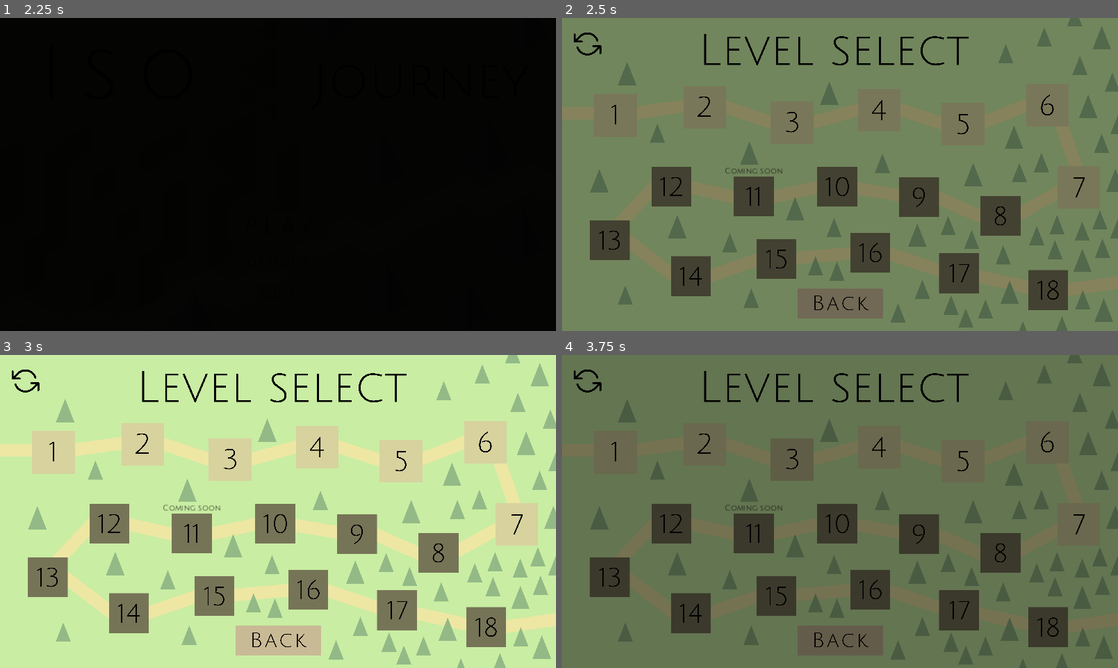
Above: before the commit, frames 1-4 (two rows, left to right).
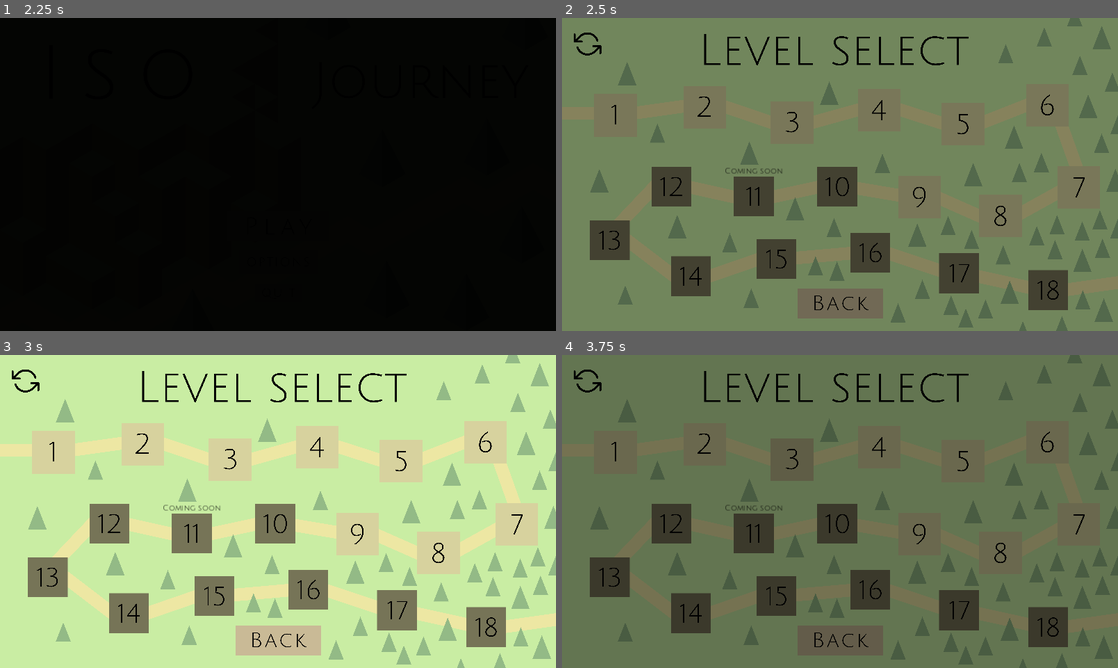
Above: after the commit, the same moments.

Repository: Jnight1104/Iso-Journey
Game: Godot game, scene res://Scenes/Main_menu.tscn
Same seed, same stepped clock (60 frames per second), same inputs: the game is played once before the commit and once after it. Sound files missing from this copy of the repository are replaced by a short silence.
Inputs (mouse positions are in pixels of both pictures, inside the frame that each line leads up to):
- Up to frame 1 (2.25 s): click (278, 262) at 0.5 s; click (278, 224) at 1.25 s; click (278, 224) at 2 s
- Up to frame 2 (2.5 s): no input
- Up to frame 3 (3 s): click (144, 445) at 2.75 s
- Up to frame 4 (3.75 s): click (789, 458) at 3.5 s

Frame 1 is identical in both runs. In frame 2, 1.8% of the frame differs, in the area x 60-83%, y 50-70%; in frame 3, 2.0%; in frame 4, 1.8%.

Commit message:
Conventionalising scripts

Diff:
--- a/Scenes/Options_menu.tscn
+++ b/Scenes/Options_menu.tscn
@@ -22,6 +22,7 @@
 [ext_resource type="Texture2D" uid="uid://cr8swxc48shre" path="res://Assets/Toggle frame 10.png" id="20_qaf8e"]
 [ext_resource type="Texture2D" uid="uid://4fq42ek4n2bu" path="res://Assets/Toggle frame 11.png" id="21_1nlbr"]
 [ext_resource type="Texture2D" uid="uid://cy6iun00wlmux" path="res://Assets/Toggle frame 12.png" id="22_dr08y"]
+[ext_resource type="FontFile" uid="uid://cc6oei8kggppy" path="res://Assets/JuliusSansOne-Regular.ttf" id="23_nlwoj"]
 
 [sub_resource type="SpriteFrames" id="SpriteFrames_qvbb7"]
 animations = [{
@@ -66,6 +67,16 @@
 "name": &"default",
 "speed": 45.0
 }]
+
+[sub_resource type="LabelSettings" id="LabelSettings_jk57x"]
+font = ExtResource("23_nlwoj")
+font_size = 11
+font_color = Color(0, 0, 0, 1)
+
+[sub_resource type="LabelSettings" id="LabelSettings_p04kn"]
+font = ExtResource("23_nlwoj")
+font_size = 11
+font_color = Color(0, 0, 0, 1)
 
 [node name="Control" type="Control"]
 layout_mode = 3
@@ -168,6 +179,30 @@
 position = Vector2(25, 12.5)
 scale = Vector2(0.13, 0.13)
 sprite_frames = SubResource("SpriteFrames_qvbb7")
+
+[node name="Music_credits" type="Label" parent="."]
+layout_mode = 0
+offset_left = 843.0
+offset_top = 536.0
+offset_right = 1151.0
+offset_bottom = 584.0
+text = "Relaxing Orchestra Music (Village) by Migfus20
+https://freesound.org/s/683260/
+License: Attribution 4.0"
+label_settings = SubResource("LabelSettings_jk57x")
+horizontal_alignment = 1
+
+[node name="Sound_credits" type="Label" parent="."]
+layout_mode = 0
+offset_left = 867.0
+offset_top = 592.0
+offset_right = 1125.0
+offset_bottom = 640.0
+text = "SFX-Success by lewisitoo
+https://freesound.org/s/712851/
+License: Attribution NonCommercial 4.0"
+label_settings = SubResource("LabelSettings_p04kn")
+horizontal_alignment = 1
 
 [node name="Fade" type="ColorRect" parent="."]
 layout_mode = 0
--- a/Scripts/box.gd
+++ b/Scripts/box.gd
@@ -1,6 +1,13 @@
 extends RigidBody3D
 
 @onready var global = get_node("/root/Global")
+@onready var dust: Node = $Dust
+@onready var forward: Node = $Forward
+@onready var right: Node = $Right
+@onready var back: Node = $Back
+@onready var left: Node = $Left
+@onready var above: Node = $Above
+@onready var move_sound: Node = $Move_sound
 const LERP_RATE: float = 18
 const UP: Vector3 = Vector3(1, 0, 0)
 const DOWN: Vector3 = Vector3(-1, 0, 0)
@@ -20,14 +27,14 @@
 
 
 # Called when the node enters the scene tree for the first time.
-func _ready():
-	$Dust.emitting = false
+func _ready() -> void:
+	dust.emitting = false
 	target_location = position
 	action_history.append(position)
 
 
 # Called every frame. 'delta' is the elapsed time since the previous frame.
-func _process(delta):
+func _process(delta) -> void:
 	# Sets speed multiplier based on whether fast mode is enabled
 	if global.fast_mode:
 		speed_mult = FAST_MODE_SCALE
@@ -50,16 +57,16 @@
 		undos -= UNDO_OFFSET
 		target_location = action_history[len(action_history) - (undos + UNDO_OFFSET)]
 	else:
-		$Dust.process_material.direction = -1 * direction
+		dust.process_material.direction = -1 * direction
 		if direction == UP:
-			detection_ray = $Forward
+			detection_ray = forward
 		elif direction == RIGHT:
-			detection_ray = $Right
+			detection_ray = right
 		elif direction == DOWN:
-			detection_ray = $Back
+			detection_ray = back
 		elif direction == LEFT:
-			detection_ray = $Left
-		if detection_ray.is_colliding() or $Above.has_overlapping_bodies():
+			detection_ray = left
+		if detection_ray.is_colliding() or above.has_overlapping_bodies():
 			if undos > 0:
 				action_history = action_history.slice(0, len(action_history) - undos)
 				undos = 0
@@ -70,9 +77,9 @@
 					action_history = action_history.slice(0, len(action_history) - undos)
 					undos = 0
 				if global.sound_on:
-					$Move_sound.play()
+					move_sound.play()
 				target_location += direction
-				$Dust.restart()
+				dust.restart()
 				action_history.append(target_location)
 			else:
 				if undos > 0:
--- a/Scripts/button.gd
+++ b/Scripts/button.gd
@@ -1,6 +1,9 @@
 extends Area3D
 
 @onready var global = get_node("/root/Global")
+@onready var unpressed: Node = $Unpressed
+@onready var pressed: Node = $Pressed
+@onready var click_sound: Node = $Click_sound
 const VINE1: String = "Vine1"
 const VINE2: String = "Vine2"
 const VINE3: String = "Vine3"
@@ -36,9 +39,9 @@
 
 
 # Called when the node enters the scene tree for the first time.
-func _ready():
-	$Unpressed.show()
-	$Pressed.hide()
+func _ready() -> void:
+	unpressed.show()
+	pressed.hide()
 	if self.is_in_group(BUTTON1):
 		vine_group = VINE1
 	elif self.is_in_group(BUTTON2):
@@ -74,17 +77,17 @@
 			press_signal.connect(node._activated)
 
 
-func _pressed(body):
+func _pressed(_body):
 	if global.sound_on:
-		$Click_sound.play()
-	$Pressed.show()
-	$Unpressed.hide()
+		click_sound.play()
+	pressed.show()
+	unpressed.hide()
 	press_signal.emit()
 
 
-func _released(body):
+func _released(_body):
 	if global.sound_on:
-		$Click_sound.play()
-	$Unpressed.show()
-	$Pressed.hide()
+		click_sound.play()
+	unpressed.show()
+	pressed.hide()
 	press_signal.emit()
--- a/Scripts/camera.gd
+++ b/Scripts/camera.gd
@@ -13,22 +13,20 @@
 
 
 # Called when the node enters the scene tree for the first time.
-func _ready():
+func _ready() -> void:
 	target_rotation = STARTING_ROTATION
 	rotation.y = target_rotation
 
 
 # Called every frame. 'delta' is the elapsed time since the previous frame.
-func _process(delta):
+func _process(delta) -> void:
 	# Sets target rotation based on player inputs
 	if Input.is_action_pressed("ui_period"):
 		target_rotation += ROTATION_RATE * delta
 	if Input.is_action_pressed("ui_comma"):
 		target_rotation -= ROTATION_RATE * delta
-
 	# Moves and rotates the camera toward the target location smoothly
 	rotation.y = lerp(rotation.y, target_rotation, LERP_RATE)
-
 	# Sets target location and moves the camera toward it
 	camera_offset_x = sin(rotation.y) * CAMERA_OFFSET_RADIUS
 	camera_offset_z = cos(rotation.y) * CAMERA_OFFSET_RADIUS
--- a/Scripts/level_select_menu.gd
+++ b/Scripts/level_select_menu.gd
@@ -1,6 +1,23 @@
 extends Control
 
 @onready var global = get_node("/root/Global")
+@onready var reset_tab: Node = $Reset_tab
+@onready var reset_confirm: Node = $Reset_tab/Confirm
+@onready var reset_backout: Node = $Reset_tab/Backout
+@onready var reset_progress: Node = $Reset_progress
+@onready var back: Node = $Back
+@onready var fade_screen: Node = $Fade
+@onready var fade_timer: Node = $Fade_timer
+@onready var level_1: Node = $Level_1
+@onready var level_2: Node = $Level_2
+@onready var level_3: Node = $Level_3
+@onready var level_4: Node = $Level_4
+@onready var level_5: Node = $Level_5
+@onready var level_6: Node = $Level_6
+@onready var level_7: Node = $Level_7
+@onready var level_8: Node = $Level_8
+@onready var level_9: Node = $Level_9
+@onready var level_10: Node = $Level_10
 const NORMAL: Color = Color(1, 1, 1, 1)
 const DARKENED: Color = Color(0.9, 0.9, 0.9, 1)
 const MORE_DARKENED: Color = Color(0.5, 0.5, 0.5, 1)
@@ -24,134 +41,134 @@
 
 
 # Called when the node enters the scene tree for the first time.
-func _ready():
-	$Reset_tab.hide()
-	$Back.set_modulate(NORMAL)
-	$Fade.show()
-	$Fade.set_modulate(fade)
+func _ready() -> void:
+	reset_tab.hide()
+	back.set_modulate(NORMAL)
+	fade_screen.show()
+	fade_screen.set_modulate(fade)
 	fade_target = FADE_OUT
-	$Fade_timer.start(FADE_TIME)
+	fade_timer.start(FADE_TIME)
 	if global.levels_unlocked < TWO:
-		$Level_2.hide()
+		level_2.hide()
 	if global.levels_unlocked < THREE:
-		$Level_3.hide()
+		level_3.hide()
 	if global.levels_unlocked < FOUR:
-		$Level_4.hide()
+		level_4.hide()
 	if global.levels_unlocked < FIVE:
-		$Level_5.hide()
+		level_5.hide()
 	if global.levels_unlocked < SIX:
-		$Level_6.hide()
+		level_6.hide()
 	if global.levels_unlocked < SEVEN:
-		$Level_7.hide()
+		level_7.hide()
 	if global.levels_unlocked < EIGHT:
-		$Level_8.hide()
+		level_8.hide()
 	if global.levels_unlocked < NINE:
-		$Level_9.hide()
+		level_9.hide()
 	if global.levels_unlocked < TEN:
-		$Level_10.hide()
-
-
-func _process(delta):
+		level_10.hide()
+
+
+func _process(delta) -> void:
 	fade.a = lerp(fade.a, fade_target, FADE_SCALE * delta)
-	$Fade.set_modulate(fade)
+	fade_screen.set_modulate(fade)
 
 
 # Begins level 1 when it is pressed
 func _level_1_pressed():
 	global.level = ONE
-	$Fade.show()
-	fade_target = FADE_IN
-	$Fade_timer.start(FADE_TIME)
+	fade_screen.show()
+	fade_target = FADE_IN
+	fade_timer.start(FADE_TIME)
 
 
 # Begins level 2 when it is pressed
 func _level_2_pressed():
 	global.level = TWO
-	$Fade.show()
-	fade_target = FADE_IN
-	$Fade_timer.start(FADE_TIME)
+	fade_screen.show()
+	fade_target = FADE_IN
+	fade_timer.start(FADE_TIME)
 
 
 func _level_3_pressed():
 	global.level = THREE
-	$Fade.show()
-	fade_target = FADE_IN
-	$Fade_timer.start(FADE_TIME)
+	fade_screen.show()
+	fade_target = FADE_IN
+	fade_timer.start(FADE_TIME)
 
 
 func _level_4_pressed():
 	global.level = FOUR
-	$Fade.show()
-	fade_target = FADE_IN
-	$Fade_timer.start(FADE_TIME)
+	fade_screen.show()
+	fade_target = FADE_IN
+	fade_timer.start(FADE_TIME)
 
 
 func _level_5_pressed():
 	global.level = FIVE
-	$Fade.show()
-	fade_target = FADE_IN
-	$Fade_timer.start(FADE_TIME)
+	fade_screen.show()
+	fade_target = FADE_IN
+	fade_timer.start(FADE_TIME)
 
 
 # Navigation back to main menu when back is pressed
 func _back_button_pressed():
 	global.level = 0
-	$Fade.show()
-	fade_target = FADE_IN
-	$Fade_timer.start(FADE_TIME)
+	fade_screen.show()
+	fade_target = FADE_IN
+	fade_timer.start(FADE_TIME)
 
 
 func _back_mouse_entered():
-	$Back.set_modulate(DARKENED)
+	back.set_modulate(DARKENED)
 
 
 func _back_mouse_exited():
-	$Back.set_modulate(NORMAL)
+	back.set_modulate(NORMAL)
 
 
 func _level_1_mouse_entered():
-	$Level_1.set_modulate(DARKENED)
+	level_1.set_modulate(DARKENED)
 
 
 func _level_1_mouse_exited():
-	$Level_1.set_modulate(NORMAL)
+	level_1.set_modulate(NORMAL)
 
 
 func _level_2_mouse_entered():
-	$Level_2.set_modulate(DARKENED)
+	level_2.set_modulate(DARKENED)
 
 
 func _level_2_mouse_exited():
-	$Level_2.set_modulate(NORMAL)
+	level_2.set_modulate(NORMAL)
 
 
 func _level_3_mouse_entered():
-	$Level_3.set_modulate(DARKENED)
+	level_3.set_modulate(DARKENED)
 
 
 func _level_3_mouse_exited():
-	$Level_3.set_modulate(NORMAL)
+	level_3.set_modulate(NORMAL)
 
 
 func _level_4_mouse_entered():
-	$Level_4.set_modulate(DARKENED)
+	level_4.set_modulate(DARKENED)
 
 
 func _level_4_mouse_exited():
-	$Level_4.set_modulate(NORMAL)
+	level_4.set_modulate(NORMAL)
 
 
 func _level_5_mouse_entered():
-	$Level_5.set_modulate(DARKENED)
+	level_5.set_modulate(DARKENED)
 
 
 func _level_5_mouse_exited():
-	$Level_5.set_modulate(NORMAL)
+	level_5.set_modulate(NORMAL)
 
 
 func _fade_timer_done():
 	if fade_target == FADE_OUT:
-		$Fade.hide()
+		fade_screen.hide()
 	else:
 		if global.level == 0:
 			get_tree().change_scene_to_file("res://Scenes/Main_menu.tscn")
@@ -178,121 +195,121 @@
 
 
 func _reset_progress_pressed():
-	$Reset_tab.show()
+	reset_tab.show()
 
 
 func _reset_progress_mouse_entered():
-	$Reset_progress.set_modulate(TRANSPARENT)
+	reset_progress.set_modulate(TRANSPARENT)
 
 
 func _reset_progress_mouse_exited():
-	$Reset_progress.set_modulate(NORMAL)
+	reset_progress.set_modulate(NORMAL)
 
 
 func _confirm_pressed():
 	global.levels_unlocked = ONE
-	$Level_2.hide()
-	$Level_3.hide()
-	$Level_4.hide()
-	$Level_5.hide()
-	$Level_6.hide()
-	$Level_7.hide()
-	$Level_8.hide()
-	$Level_9.hide()
-	$Level_10.hide()
-	$Reset_tab.hide()
+	level_2.hide()
+	level_3.hide()
+	level_4.hide()
+	level_5.hide()
+	level_6.hide()
+	level_7.hide()
+	level_8.hide()
+	level_9.hide()
+	level_10.hide()
+	reset_tab.hide()
 
 
 func _confirm_mouse_entered():
-	$Reset_tab/Confirm.set_modulate(DARKENED)
+	reset_confirm.set_modulate(DARKENED)
 
 
 func _confirm_mouse_exited():
-	$Reset_tab/Confirm.set_modulate(NORMAL)
+	reset_confirm.set_modulate(NORMAL)
 
 
 func _backout_pressed():
-	$Reset_tab.hide()
+	reset_tab.hide()
 
 
 func _backout_mouse_entered():
-	$Reset_tab/Backout.set_modulate(DARKENED)
+	reset_backout.set_modulate(DARKENED)
 
 
 func _backout_mouse_exited():
-	$Reset_tab/Backout.set_modulate(NORMAL)
+	reset_backout.set_modulate(NORMAL)
 
 
 func _level_6_pressed():
 	global.level = SIX
-	$Fade.show()
-	fade_target = FADE_IN
-	$Fade_timer.start(FADE_TIME)
+	fade_screen.show()
+	fade_target = FADE_IN
+	fade_timer.start(FADE_TIME)
 
 
 func _level_6_mouse_entered():
-	$Level_6.set_modulate(DARKENED)
+	level_6.set_modulate(DARKENED)
 
 
 func _level_6_mouse_exited():
-	$Level_6.set_modulate(NORMAL)
+	level_6.set_modulate(NORMAL)
 
 
 func _level_7_pressed():
 	global.level = SEVEN
-	$Fade.show()
-	fade_target = FADE_IN
-	$Fade_timer.start(FADE_TIME)
+	fade_screen.show()
+	fade_target = FADE_IN
+	fade_timer.start(FADE_TIME)
 
 
 func _level_7_mouse_entered():
-	$Level_7.set_modulate(DARKENED)
+	level_7.set_modulate(DARKENED)
 
 
 func _on_level_7_mouse_exited():
-	$Level_7.set_modulate(NORMAL)
+	level_7.set_modulate(NORMAL)
 
 
 func _level_8_pressed():
 	global.level = EIGHT
-	$Fade.show()
-	fade_target = FADE_IN
-	$Fade_timer.start(FADE_TIME)
+	fade_screen.show()
+	fade_target = FADE_IN
+	fade_timer.start(FADE_TIME)
 
 
 func _level_8_mouse_entered():
-	$Level_8.set_modulate(DARKENED)
+	level_8.set_modulate(DARKENED)
 
 
 func _level_8_mouse_exited():
-	$Level_8.set_modulate(NORMAL)
+	level_8.set_modulate(NORMAL)
 
 
 func _level_9_pressed():
 	global.level = NINE
-	$Fade.show()
-	fade_target = FADE_IN
-	$Fade_timer.start(FADE_TIME)
+	fade_screen.show()
+	fade_target = FADE_IN
+	fade_timer.start(FADE_TIME)
 
 
 func _level_9_mouse_entered():
-	$Level_9.set_modulate(DARKENED)
+	level_9.set_modulate(DARKENED)
 
 
 func _level_9_mouse_exited():
-	$Level_9.set_modulate(NORMAL)
+	level_9.set_modulate(NORMAL)
 
 
 func _level_10_pressed():
 	global.level = TEN
-	$Fade.show()
-	fade_target = FADE_IN
-	$Fade_timer.start(FADE_TIME)
+	fade_screen.show()
+	fade_target = FADE_IN
+	fade_timer.start(FADE_TIME)
 
 
 func _level_10_mouse_entered():
-	$Level_10.set_modulate(DARKENED)
+	level_10.set_modulate(DARKENED)
 
 
 func _level_10_mouse_exited():
-	$Level_10.set_modulate(NORMAL)
+	level_10.set_modulate(NORMAL)
--- a/Scripts/main_menu.gd
+++ b/Scripts/main_menu.gd
@@ -1,6 +1,8 @@
 extends Control
 
 @onready var global = get_node("/root/Global")
+@onready var fade_screen: Node = $Fade
+@onready var fade_timer: Node = $Fade_timer
 const TRANSPARENT : Color = Color(1, 1, 1, 1)
 const DARKENED : Color = Color(0.9, 0.9, 0.9, 1)
 const BASE_POSITION : Vector2 = Vector2(575.4, 342.5)
@@ -16,27 +18,27 @@
 
 
 # Called when the node enters the scene tree for the first time.
-func _ready():
+func _ready() -> void:
 	$Play.set_modulate(TRANSPARENT)
 	$Options.set_modulate(TRANSPARENT)
 	$Quit.set_modulate(TRANSPARENT)
-	$Fade.show()
-	$Fade.set_modulate(fade)
+	fade_screen.show()
+	fade_screen.set_modulate(fade)
 	fade_target = FADE_OUT
-	$Fade_timer.start(FADE_TIME)
+	fade_timer.start(FADE_TIME)
 
 
-func _process(delta):
+func _process(delta) -> void:
 	fade.a = lerp(fade.a, fade_target, FADE_SCALE * delta)
-	$Fade.set_modulate(fade)
+	fade_screen.set_modulate(fade)
 
 
 # Navigation to the level select screen when play is pressed
 func _play_button_pressed():
 	action = PLAY
-	$Fade.show()
+	fade_screen.show()
 	fade_target = FADE_IN
-	$Fade_timer.start(FADE_TIME)
+	fade_timer.start(FADE_TIME)
 
 
 # Saves key data and quits the game when quit is pressed
@@ -52,9 +54,9 @@
 
 func _options_button_pressed():
 	action = OPTIONS
-	$Fade.show()
+	fade_screen.show()
 	fade_target = FADE_IN
-	$Fade_timer.start(FADE_TIME)
+	fade_timer.start(FADE_TIME)
 
 
 func _play_mouse_entered():
--- a/Scripts/music_node.gd
+++ b/Scripts/music_node.gd
@@ -4,7 +4,7 @@
 
 
 # Plays the music when the game starts
-func _ready():
+func _ready() -> void:
 	if global.music_on:
 		$Music.play()
 
--- a/Scripts/options_menu.gd
+++ b/Scripts/options_menu.gd
@@ -16,7 +16,7 @@
 
 
 # Called when the node enters the scene tree for the first time.
-func _ready():
+func _ready() -> void:
 	music_play.connect(get_node("/root/MusicNode").music_on)
 	music_stop.connect(get_node("/root/MusicNode").music_off)
 	$Back.set_modulate(TRANSPARENT)
@@ -39,7 +39,7 @@
 		$Sounds_button/Toggle3.set_frame(START_FRAME)
 
 
-func _process(delta):
+func _process(delta) -> void:
 	fade.a = lerp(fade.a, fade_target, FADE_SCALE * delta)
 	$Fade.set_modulate(fade)
 
--- a/Scripts/pause_menu.gd
+++ b/Scripts/pause_menu.gd
@@ -29,7 +29,7 @@
 
 
 # Called when the node enters the scene tree for the first time.
-func _ready():
+func _ready() -> void:
 	music_play.connect(get_node("/root/MusicNode").music_on)
 	music_stop.connect(get_node("/root/MusicNode").music_off)
 	quitting = false
@@ -56,7 +56,7 @@
 		sounds_toggle.set_frame(START_FRAME)
 
 
-func _process(delta):
+func _process(delta) -> void:
 	if not fading:
 		# Pauses/unpauses the game on user input based on whether it is already paused or not
 		if Input.is_action_just_pressed("ui_escape"):
--- a/Scripts/player.gd
+++ b/Scripts/player.gd
@@ -52,14 +52,14 @@
 
 
 # Called when the node enters the scene tree for the first time.
-func _ready():
+func _ready() -> void:
 	for node in get_node("/root/Level").get_children():
 		if node.is_in_group("Box"):
 			push.connect(node._pushed)
 
 
 # Called every frame. 'delta' is the elapsed time since the previous frame.
-func _process(delta):
+func _process(delta) -> void:
 	global.player_pos = position
 	# Sets speed multiplier based on whether fast mode is enabled
 	if global.fast_mode:
--- a/Scripts/pressure_plate.gd
+++ b/Scripts/pressure_plate.gd
@@ -6,7 +6,7 @@
 
 
 # Called when the node enters the scene tree for the first time.
-func _ready():
+func _ready() -> void:
 	$Unpressed.show()
 	$Pressed.hide()
 	global.objectives_reached = 0
--- a/Scripts/save.tres
+++ b/Scripts/save.tres
@@ -7,4 +7,4 @@
 fast_mode = false
 music_on = true
 sound_on = true
-levels_unlocked = 7
+levels_unlocked = 9
--- a/Scripts/vine.gd
+++ b/Scripts/vine.gd
@@ -13,7 +13,7 @@
 
 
 # Called when the node enters the scene tree for the first time.
-func _ready():
+func _ready() -> void:
 	if self.is_in_group("Up"):
 		state = BLOCKED
 		$Vine.position = BLOCKED
@@ -25,7 +25,7 @@
 
 
 # Called every frame. 'delta' is the elapsed time since the previous frame.
-func _process(delta):
+func _process(delta) -> void:
 	if global.fast_mode:
 		speed_mult = FAST_MODE_SCALE
 	else:
--- a/Scripts/win_collectible.gd
+++ b/Scripts/win_collectible.gd
@@ -11,7 +11,7 @@
 
 
 # Called when the node enters the scene tree for the first time.
-func _ready():
+func _ready() -> void:
 	# Connects the win signal to the necessary nodes
 	win.connect(get_node("/root/Level/Player")._win)
 	win.connect(get_node("/root/Level/Win_screen")._win)
@@ -23,7 +23,7 @@
 		_unlocked()
 
 
-func _process(delta):
+func _process(delta) -> void:
 	# Constantly rotates the collectible over time when the game isn't paused
 	if not global.paused:
 		rotation.y += SPIN_SPEED * delta
--- a/Scripts/win_screen.gd
+++ b/Scripts/win_screen.gd
@@ -15,7 +15,7 @@
 
 
 # Called when the node enters the scene tree for the first time.
-func _ready():
+func _ready() -> void:
 	$Fade.hide()
 	self.hide()
 	fade_target = FADE_OUT
@@ -25,7 +25,7 @@
 		$Next_level_button.hide()
 
 
-func _process(delta):
+func _process(delta) -> void:
 	fade.a = lerp(fade.a, fade_target, FADE_SCALE * delta)
 	$Fade.set_modulate(fade)
 
Not shown: 1 places in Scenes/Options_menu.tscn that only renumber resources
